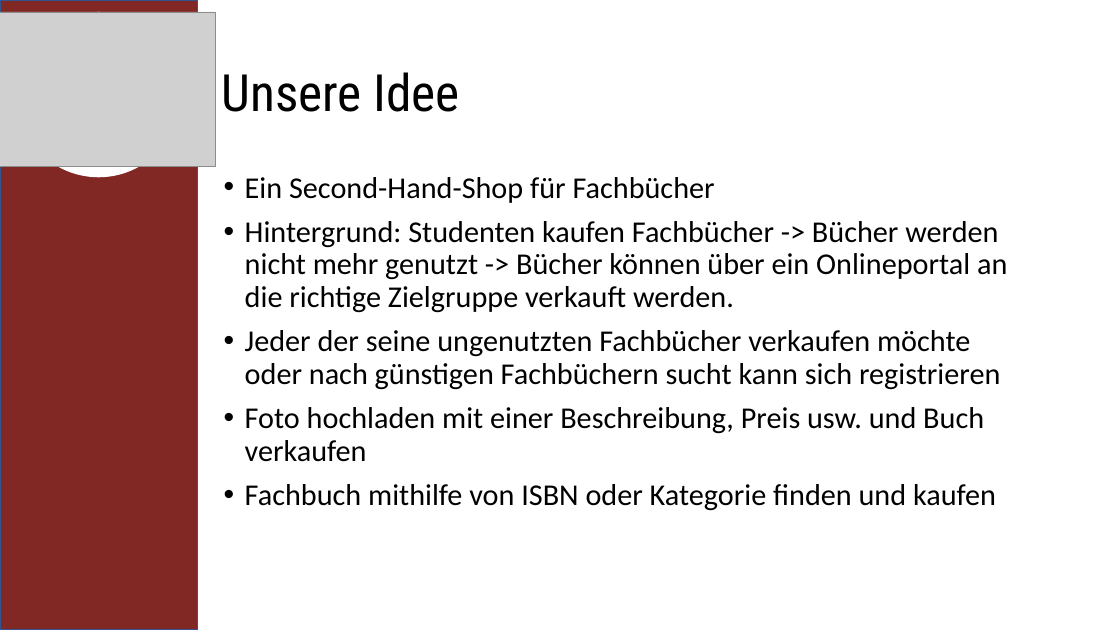
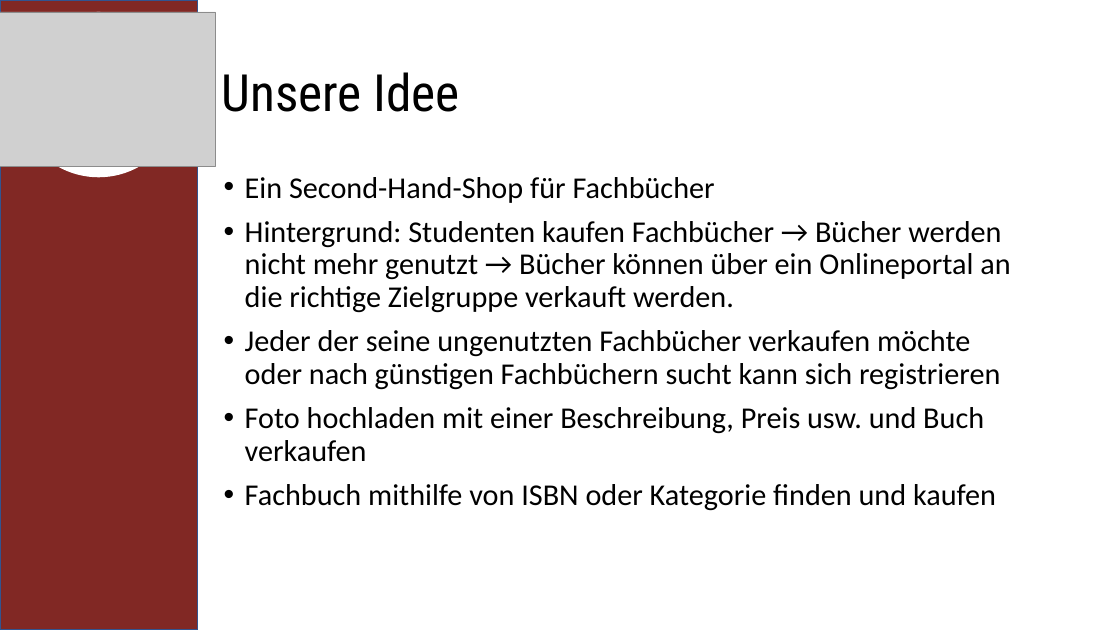
Before and after one commit to Kamillendampf/2ndBook, a slide deck: slide 3 of 2nd Book.pptx. Drawn at 1120x630 pixels with LibreOffice and Linux fonts; fonts in the diff are those of the drawing; grey boxes stand for pictures. Boxes give left, top, right and bottom in pixels: in the first picture for what was removed or moved away, otherwise in the second. Text is boxed around its words. In the diff, an @@ line names an element or a change of style, - is before the commit and + after.

```diff
--- a/2nd Book.pptx
+++ b/2nd Book.pptx
@@ text at (245, 221, 1010, 313): text changed @@
-• Hintergrund: Studenten kaufen Fachbücher -> Bücher werden nicht mehr genutzt -> Bücher können über ein Onlineportal an die richtige Zielgruppe verkauft werden.
+• Hintergrund: Studenten kaufen Fachbücher → Bücher werden nicht mehr genutzt → Bücher können über ein Onlineportal an die richtige Zielgruppe verkauft werden.
```
Also in this commit, not shown: 5 slides added, 1 other file.
